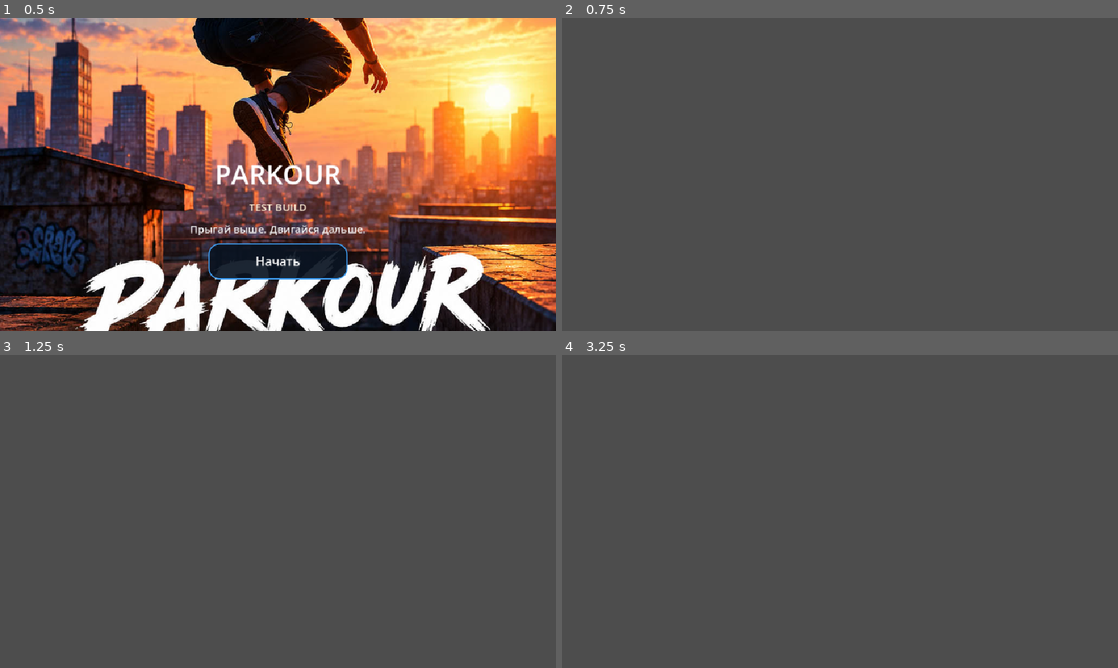
Above: before the commit, frames 1-4 (two rows, left to right).
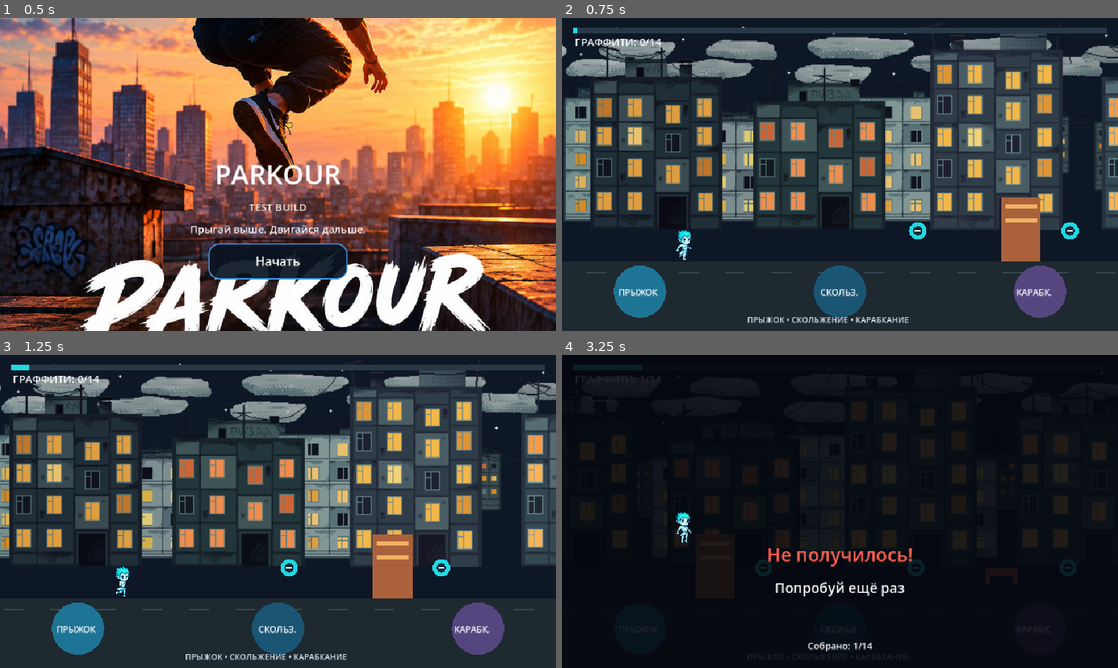
Above: after the commit, the same moments.

Repository: starden-opsv/Parkour
Game: Godot game, scene res://main.tscn
Two runs of this game, one before a commit and one after it. Both use one fixed random seed, a clock stepped at 60 frames per second and the inputs below.
Inputs (mouse positions are in pixels of both pictures, inside the frame that each line leads up to):
- Up to frame 1 (0.5 s): no input
- Up to frame 2 (0.75 s): click "Начать" at 0.5 s
- Up to frame 3 (1.25 s): no input
- Up to frame 4 (3.25 s): tap Enter at 1.25, 2.1 s; move the mouse to (962, 495) at 1.27 s; hold Up 1.28-2.03 s; tap R at 1.35 s; click (962, 495) at 1.42 s; tap Space at 1.52, 2.27 s; move the mouse to (728, 527) at 2.02 s; hold Down 2.03-2.78 s; move the mouse to (895, 442) at 2.77 s; hold Up from 2.78 s (still down); tap C at 2.85 s

Frame 1 is identical in both runs. In frame 2, 93% of the frame differs, in the area x 0-100%, y 0-100%; in frame 3, 93%; in frame 4, 100%.
Error before the commit: Parse Error: Identifier "PICKUP_POSITIONS" not declared in the current scope. (res://level_1.gd:275)

Commit message:
Wire all gameplay and reward logic to generated collectibles

Diff:
--- a/level_1.gd
+++ b/level_1.gd
@@ -272,7 +272,7 @@
 		result_color = Color(1.0, 0.38, 0.32)
 	else:
 		var count := _collected_count()
-		if count == PICKUP_POSITIONS.size():
+		if count == pickup_positions.size():
 			result_text = "ШЕДЕВР ЗАВЕРШЁН"
 			result_color = Color(0.45, 0.95, 1.0)
 		elif count >= 6:
@@ -355,9 +355,9 @@
 	for i in range(0, int(w) + 80, 80):
 		var x := float(i) - fmod(world_x, 80.0)
 		draw_line(Vector2(x, ground + 18), Vector2(x + 34, ground + 18), Color(0.22, 0.28, 0.31), 2.0)
-	for i in PICKUP_POSITIONS.size():
+	for i in pickup_positions.size():
 		if not collected[i]:
-			var pickup_x: float = float(PICKUP_POSITIONS[i]) - world_x + player_x
+			var pickup_x: float = pickup_positions[i] - world_x + player_x
 			if pickup_x > -30 and pickup_x < w + 30:
 				draw_circle(Vector2(pickup_x, ground - 54), 15, Color(0.12, 0.85, 0.88))
 				draw_circle(Vector2(pickup_x, ground - 54), 8, Color(0.08, 0.16, 0.22))
@@ -502,7 +502,7 @@
 	var success := result_text != "Не получилось!"
 	if success:
 		# The wall is the end-of-level reward: unfinished unless every tag was collected.
-		var all_collected := _collected_count() == PICKUP_POSITIONS.size()
+		var all_collected := _collected_count() == pickup_positions.size()
 		var mural := graffiti_full_texture if all_collected else graffiti_partial_texture
 		var mural_rect := Rect2(w * 0.16, h * 0.08, w * 0.68, h * 0.50)
 		if mural != null:
@@ -510,7 +510,7 @@
 		else:
 			_draw_graffiti_fallback(mural_rect, all_collected)
 		var count := _collected_count()
-		var progress_label := "ГРАФФИТИ ЗАКРАШЕНО: %d/%d" % [count, PICKUP_POSITIONS.size()]
+		var progress_label := "ГРАФФИТИ ЗАКРАШЕНО: %d/%d" % [count, pickup_positions.size()]
 		var progress_color := Color(0.38, 1.0, 0.78) if all_collected else Color(0.92, 0.76, 0.48)
 		draw_string(ThemeDB.fallback_font, Vector2(20, h * 0.65), progress_label, HORIZONTAL_ALIGNMENT_CENTER, w - 40, 22, progress_color)
 		var heading := result_text
@@ -519,7 +519,7 @@
 	else:
 		draw_string(ThemeDB.fallback_font, Vector2(24, h * 0.66), result_text, HORIZONTAL_ALIGNMENT_CENTER, w - 48, 32, result_color)
 		draw_string(ThemeDB.fallback_font, Vector2(24, h * 0.76), "Попробуй ещё раз", HORIZONTAL_ALIGNMENT_CENTER, w - 48, 24, Color.WHITE)
-	draw_string(ThemeDB.fallback_font, Vector2(24, h * 0.94), "Собрано: %d/%d" % [_collected_count(), PICKUP_POSITIONS.size()], HORIZONTAL_ALIGNMENT_CENTER, w - 48, 16, Color.WHITE)
+	draw_string(ThemeDB.fallback_font, Vector2(24, h * 0.94), "Собрано: %d/%d" % [_collected_count(), pickup_positions.size()], HORIZONTAL_ALIGNMENT_CENTER, w - 48, 16, Color.WHITE)
 
 
 func _draw_graffiti_fallback(rect: Rect2, fully_painted: bool) -> void:
